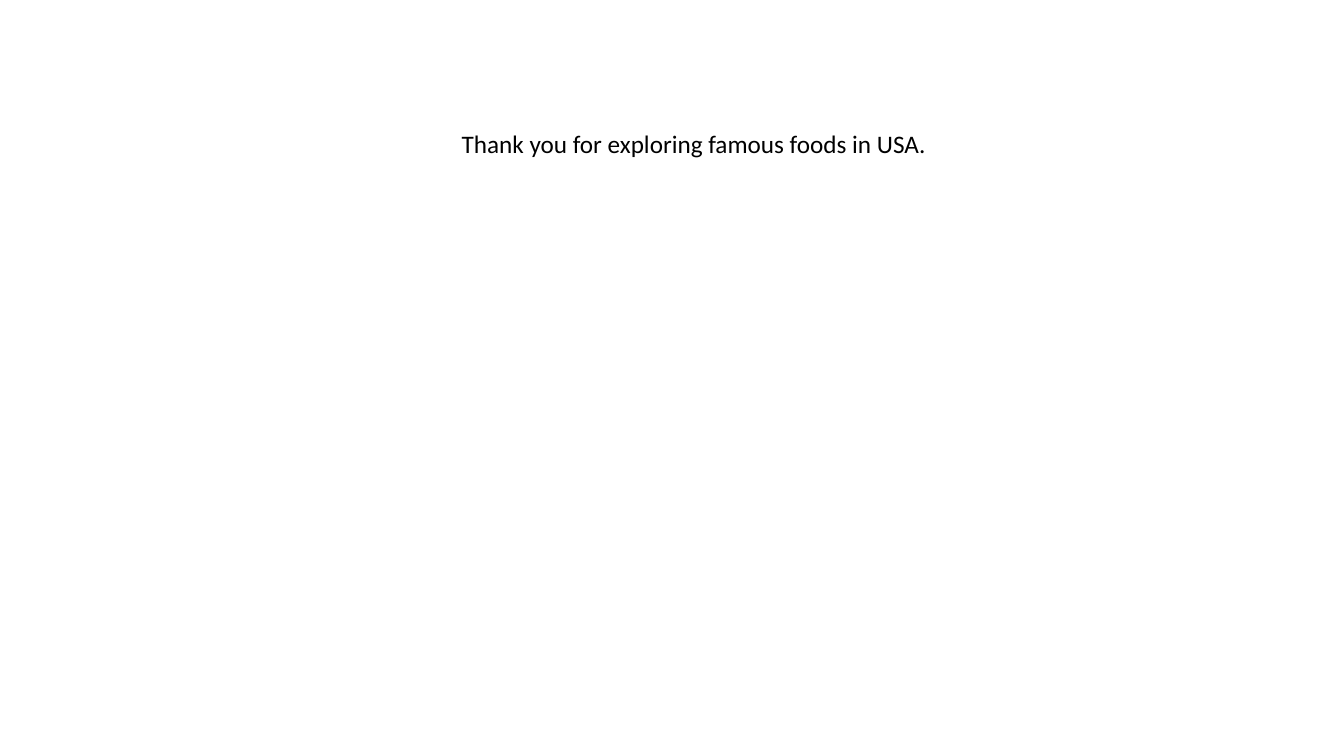
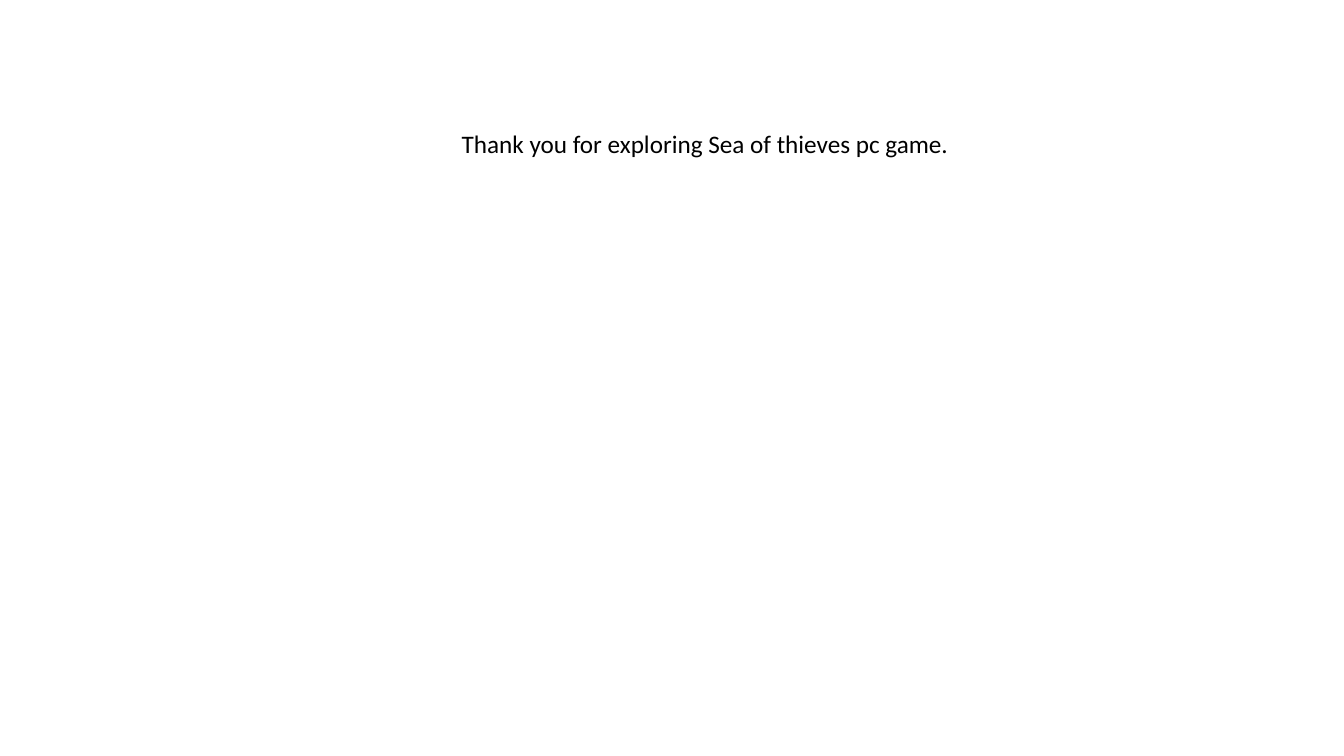
Before and after one commit to vinchet01/Agentic-AI-PPT-Generator, a slide deck: slide 4 of final_output.pptx. Drawn at 1344x756 pixels with LibreOffice and Linux fonts; fonts in the diff are those of the drawing. Boxes give left, top, right and bottom in pixels: in the first picture for what was removed or moved away, otherwise in the second. Text is boxed around its words. In the diff, an @@ line names an element or a change of style, - is before the commit and + after.

```diff
--- a/final_output.pptx
+++ b/final_output.pptx
@@ text at [462, 135, 947, 158]: text changed @@
-Thank you for exploring famous foods in USA.
+Thank you for exploring Sea of thieves pc game.
```
Also in this commit, not shown: 3 slides added, 3 slides removed, 1 other file.
